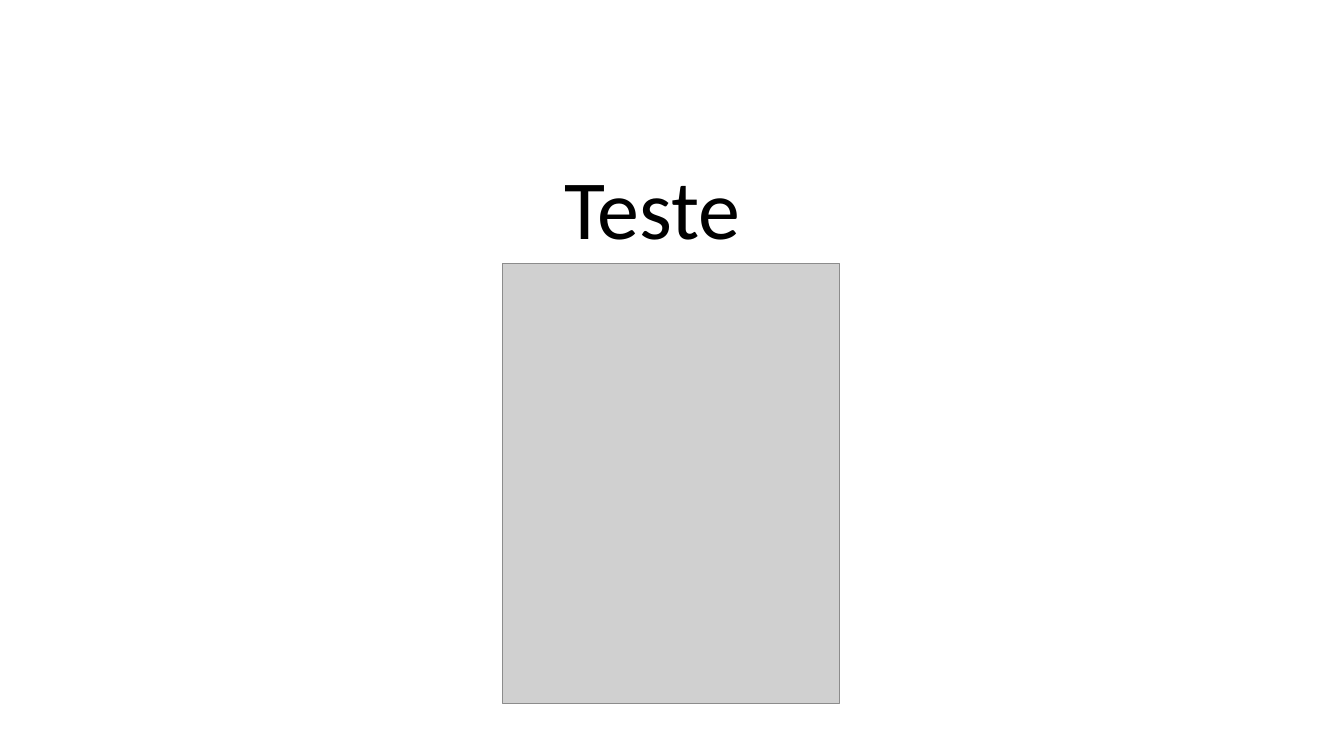
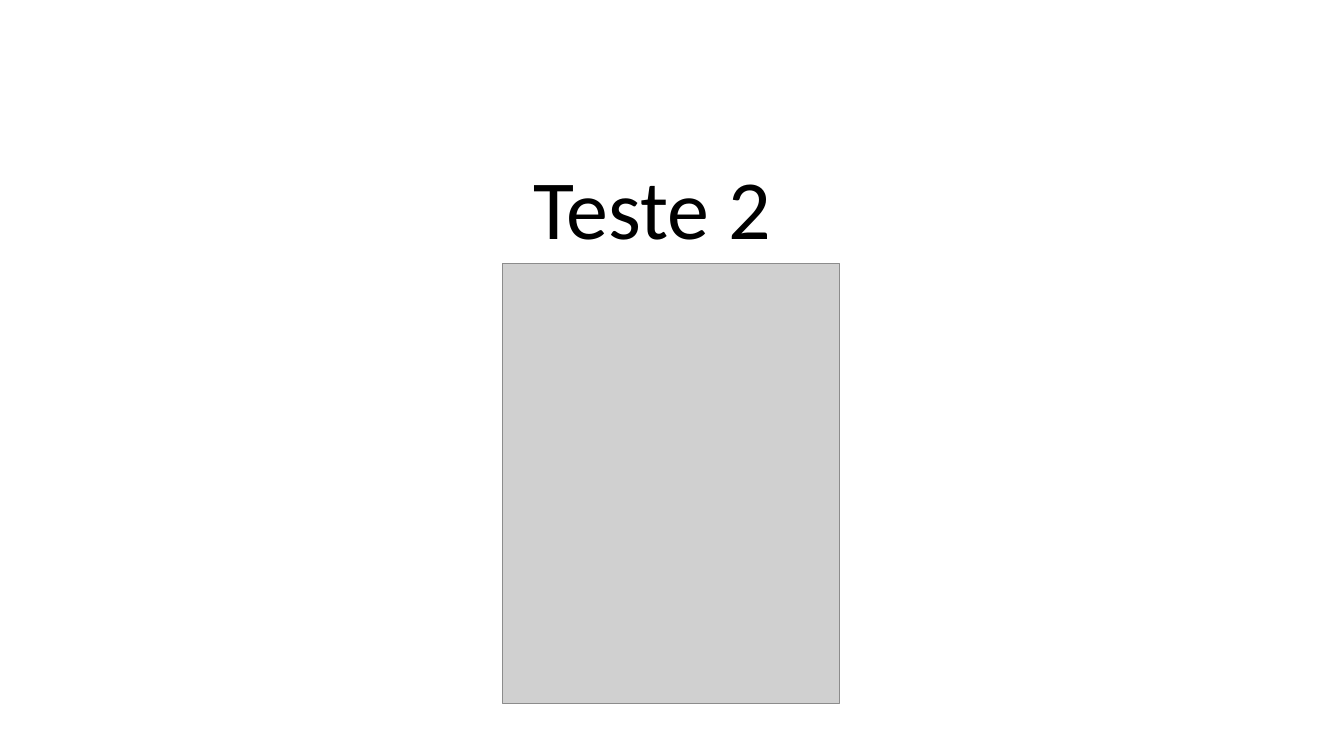
Before and after one commit to cunhaguilherme/Teste, a slide deck: slide 1 of Teste.pptx. Drawn at 1344x756 pixels with LibreOffice and Linux fonts; fonts in the diff are those of the drawing; grey boxes stand for pictures. Boxes give left, top, right and bottom in pixels: in the first picture for what was removed or moved away, otherwise in the second. Text is boxed around its words. In the diff, an @@ line names an element or a change of style, - is before the commit and + after.

```diff
--- a/Teste.pptx
+++ b/Teste.pptx
@@ title at box(533, 184, 772, 240): text changed @@
-Teste
+Teste 2
```
